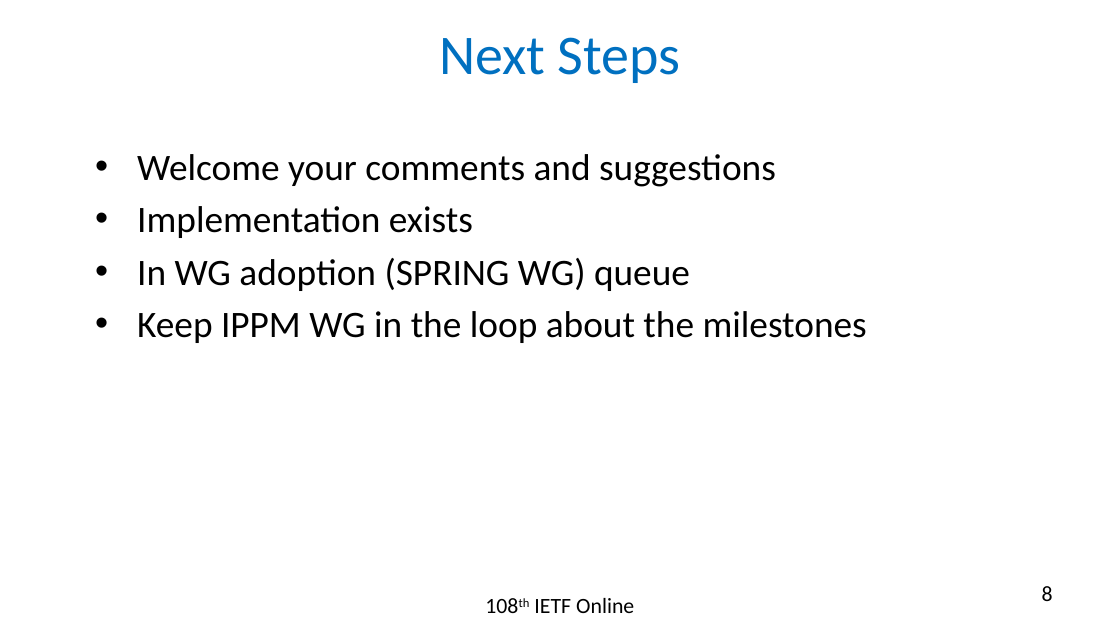
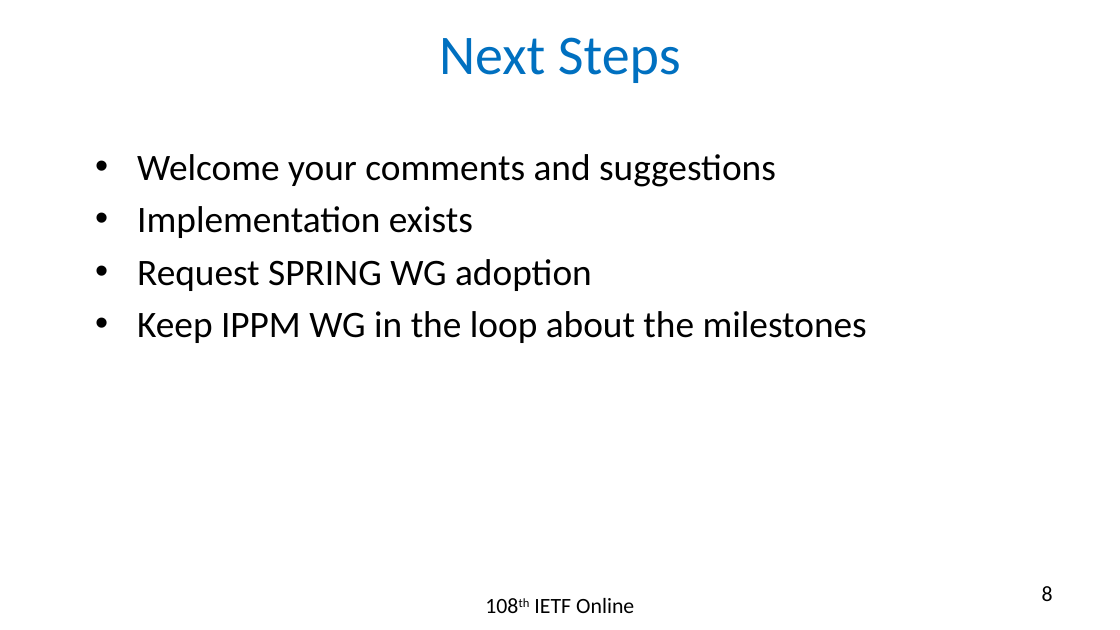
Before and after one commit to rakgandhi/ietf-slides, a slide deck: slide 8 of draft-gandhi-spring-twamp-srpm-09.pptx. Drawn at 1120x630 pixels with LibreOffice and Linux fonts; fonts in the diff are those of the drawing. Boxes give left, top, right and bottom in pixels: in the first picture for what was removed or moved away, otherwise in the second. Text is boxed around its words. In the diff, an @@ line names an element or a change of style, - is before the commit and + after.

```diff
--- a/draft-gandhi-spring-twamp-srpm-09.pptx
+++ b/draft-gandhi-spring-twamp-srpm-09.pptx
@@ text at bbox=[137, 259, 592, 291]: text changed @@
-• In WG adoption (SPRING WG) queue
+• Request SPRING WG adoption
```
Also in this commit, not shown: 4 other files.
